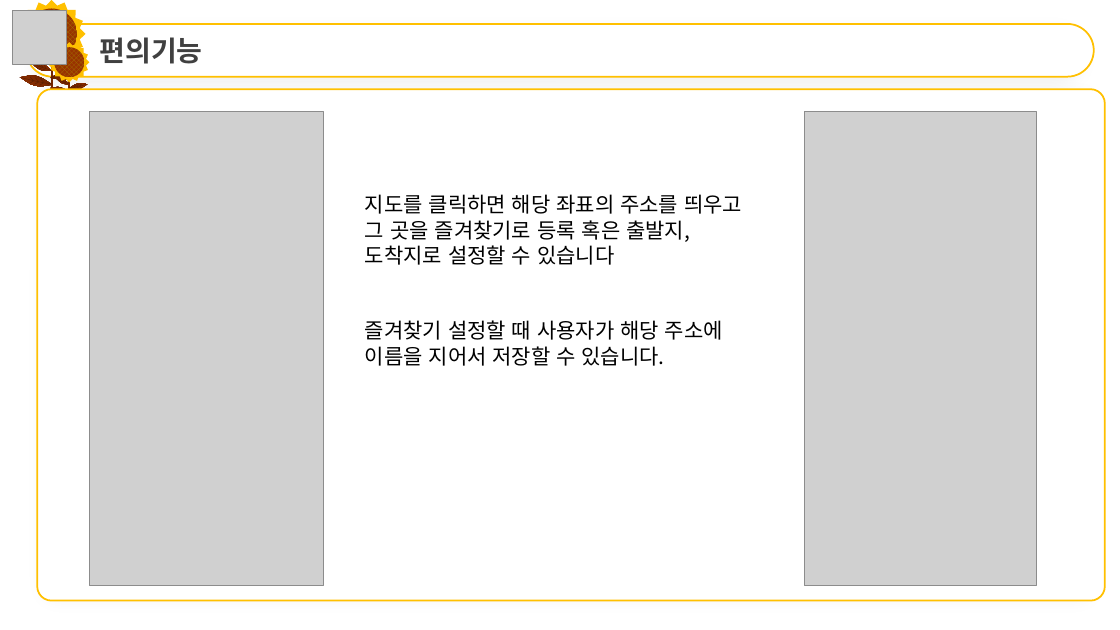
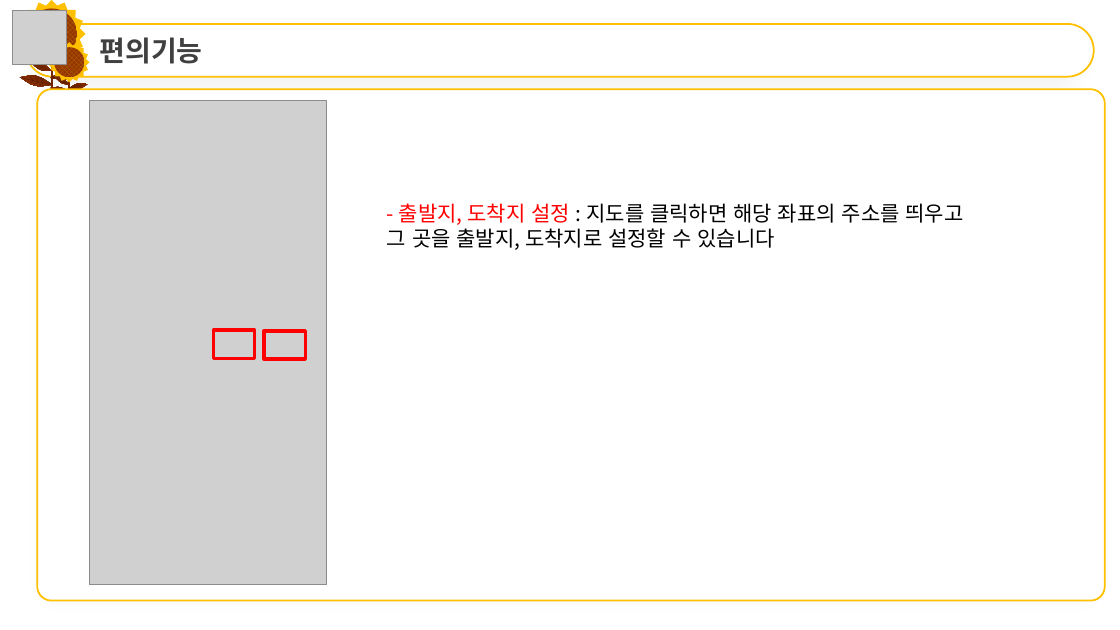
Before and after one commit to sanggae4133/capstone_1_ANY_WAY, a slide deck: slide 8 of 사용설명.pptx (slide 4 before the commit). Drawn at 1120x630 pixels with LibreOffice and Linux fonts; fonts in the diff are those of the drawing; grey boxes stand for pictures. Boxes give left, top, right and bottom in pixels: in the first picture for what was removed or moved away, otherwise in the second. Text is boxed around its words. In the diff, an @@ line names an element or a change of style, - is before the commit and + after.

```diff
--- a/사용설명.pptx
+++ b/사용설명.pptx
@@ picture: place and size @@
-picture at bbox=[90, 112, 323, 586]
+picture at bbox=[90, 101, 327, 586]
@@ picture removed at bbox=[805, 112, 1037, 586] @@
@@ text at bbox=[387, 203, 964, 250]: text changed @@
-지도를 클릭하면 해당 좌표의 주소를 띄우고 그 곳을 즐겨찾기로 등록 혹은 출발지, 도착지로 설정할 수 있습니다
-즐겨찾기 설정할 때 사용자가 해당 주소에 이름을 지어서 저장할 수 있습니다.
+- 출발지, 도착지 설정 : 지도를 클릭하면 해당 좌표의 주소를 띄우고 그 곳을 출발지, 도착지로 설정할 수 있습니다
@@ rectangle added at bbox=[213, 330, 255, 359], outline #FF0000 3 pt @@
@@ rectangle added at bbox=[265, 331, 306, 360], outline #FF0000 3 pt @@
```
Also in this commit, not shown: 3 other slides changed, 10 slides added, 2 other files.
